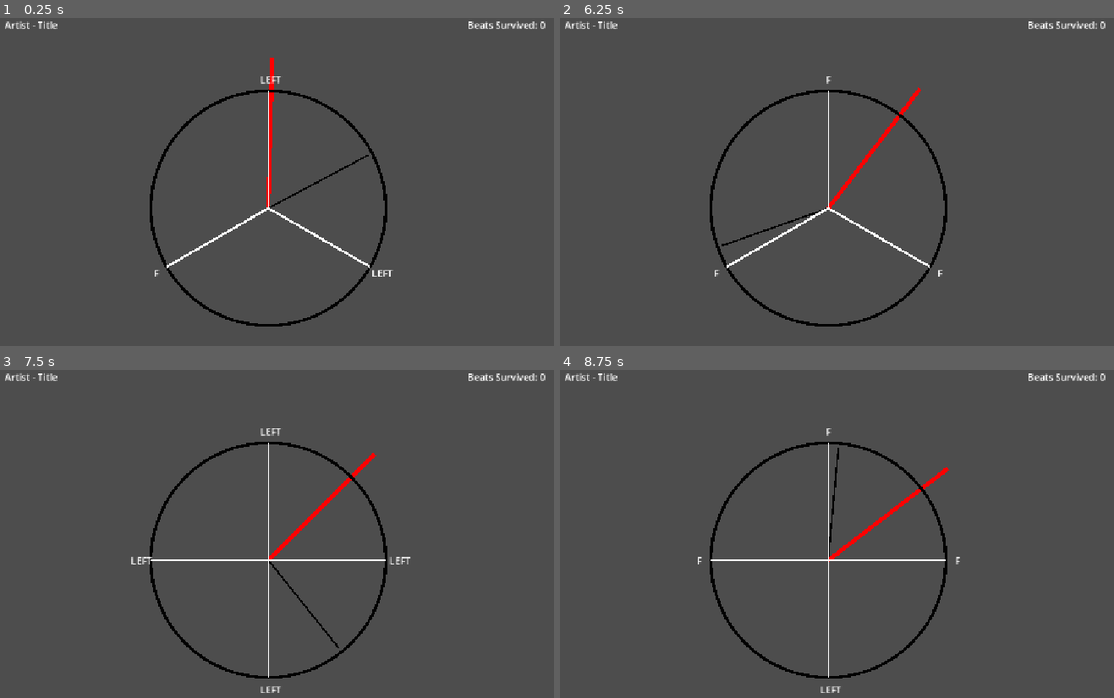
Above: before the commit, frames 1-4 (two rows, left to right).
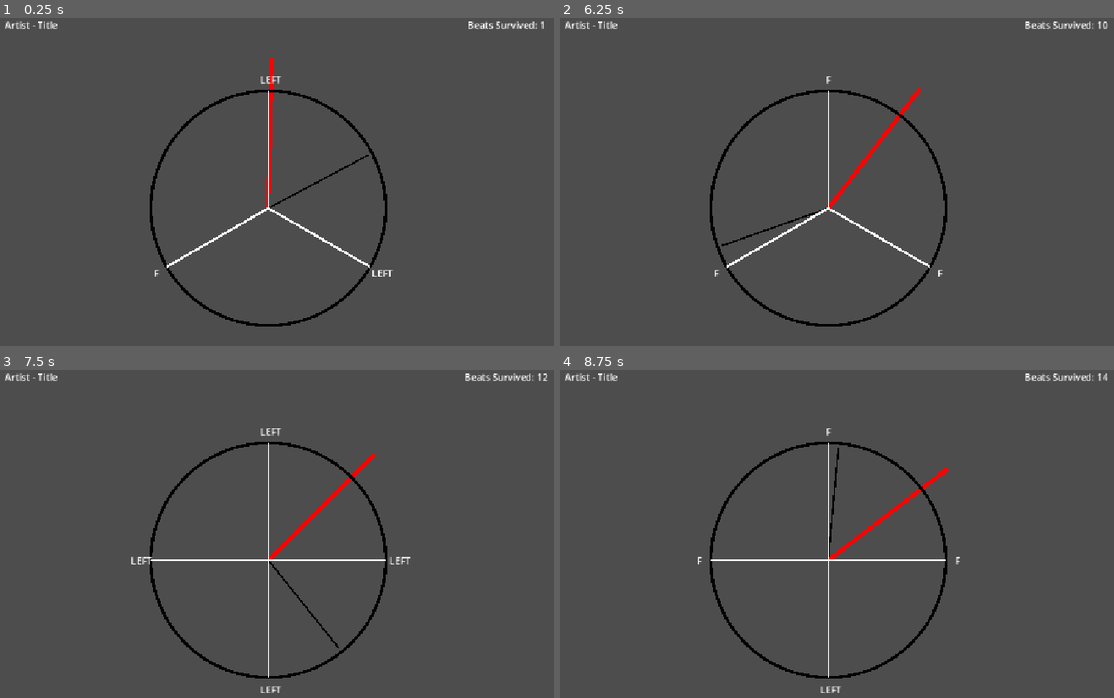
Above: after the commit, the same moments.

Repository: samstokes/jammin
Game: Godot game, scene res://scenes/clock_jam/clock_jam.tscn
The game is run twice, just before and just after one commit, with the same random seed, the same clock (stepped at 60 frames per second) and the same inputs. Sound files missing from this copy of the repository are replaced by a short silence.
Inputs:
- Up to frame 1 (0.25 s): no input
- Up to frame 2 (6.25 s): tap Enter at 0.5 s; tap F (beat_main) every 0.75 s from 0.6 to 5.85 s
- Up to frame 3 (7.5 s): tap F (beat_main) at 6.6, 7.35 s
- Up to frame 4 (8.75 s): tap F (beat_main) at 8.1 s

The runs differ from the first frame. In frame 1, less than 0.1% of the frame differs, in the area x 97-99%, y 1-4%; in frame 2, 0.2%, in the area x 83-99%, y 0-4%; in frame 3, 0.2%; in frame 4, 0.2%.

Commit message:
score/beats tracker updates as beats pass

Diff:
--- a/scenes/clock_jam/clock_jam.tscn
+++ b/scenes/clock_jam/clock_jam.tscn
@@ -4,6 +4,7 @@
 [ext_resource type="Script" uid="uid://bxdr2be4wvgoj" path="res://scenes/clock_jam/populate_song_info.gd" id="2_7cr65"]
 [ext_resource type="PackedScene" uid="uid://tmunj8komwek" path="res://entities/clock_guitar/clock_guitar.tscn" id="2_gs6we"]
 [ext_resource type="PackedScene" uid="uid://cp1cc7vtyvwmc" path="res://entities/clock_play_hand/clock_play_hand.tscn" id="3_gs6we"]
+[ext_resource type="Script" uid="uid://2ccsdq47rcvi" path="res://scenes/clock_jam/score_tracker.gd" id="5_7cr65"]
 
 [node name="ClockJammer" type="Control" unique_id=960518545]
 layout_mode = 3
@@ -74,3 +75,4 @@
 layout_mode = 2
 text = "Beats Survived: 0"
 horizontal_alignment = 1
+script = ExtResource("5_7cr65")
--- /dev/null
+++ b/scenes/clock_jam/score_tracker.gd
@@ -0,0 +1,14 @@
+extends Label
+
+var beats_elapsed: int = 0
+var format_string = "Beats Survived: %s"
+
+
+# Called when the node enters the scene tree for the first time.
+func _ready() -> void:
+	text = format_string % beats_elapsed
+	AudioManager.get_node("AudioProcessing").connect("beat", _on_beat)
+
+func _on_beat(song_pos_in_beats) -> void:
+	beats_elapsed += 1
+	text = format_string % beats_elapsed
Not shown, added: scenes/clock_jam/score_tracker.gd.uid
